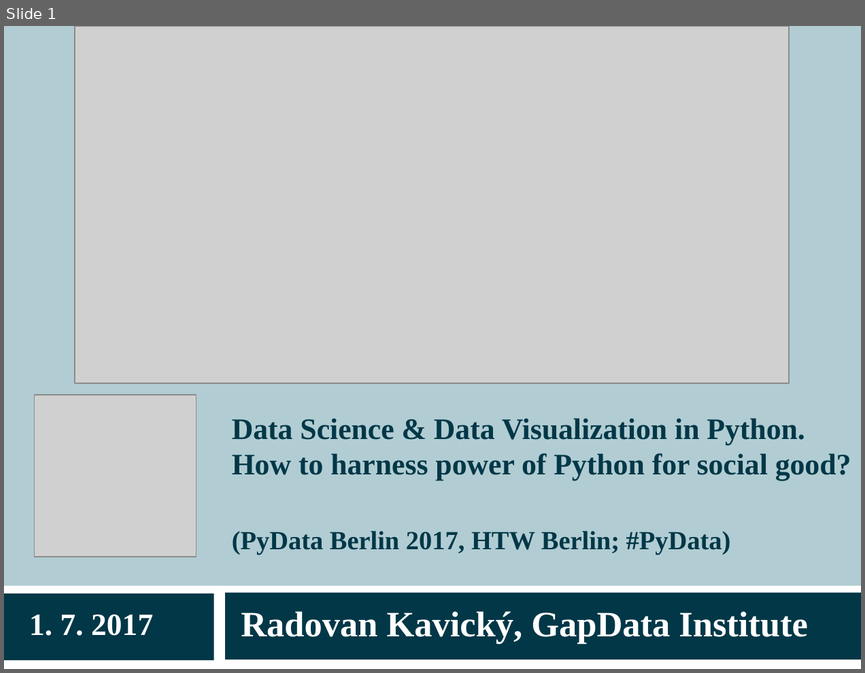
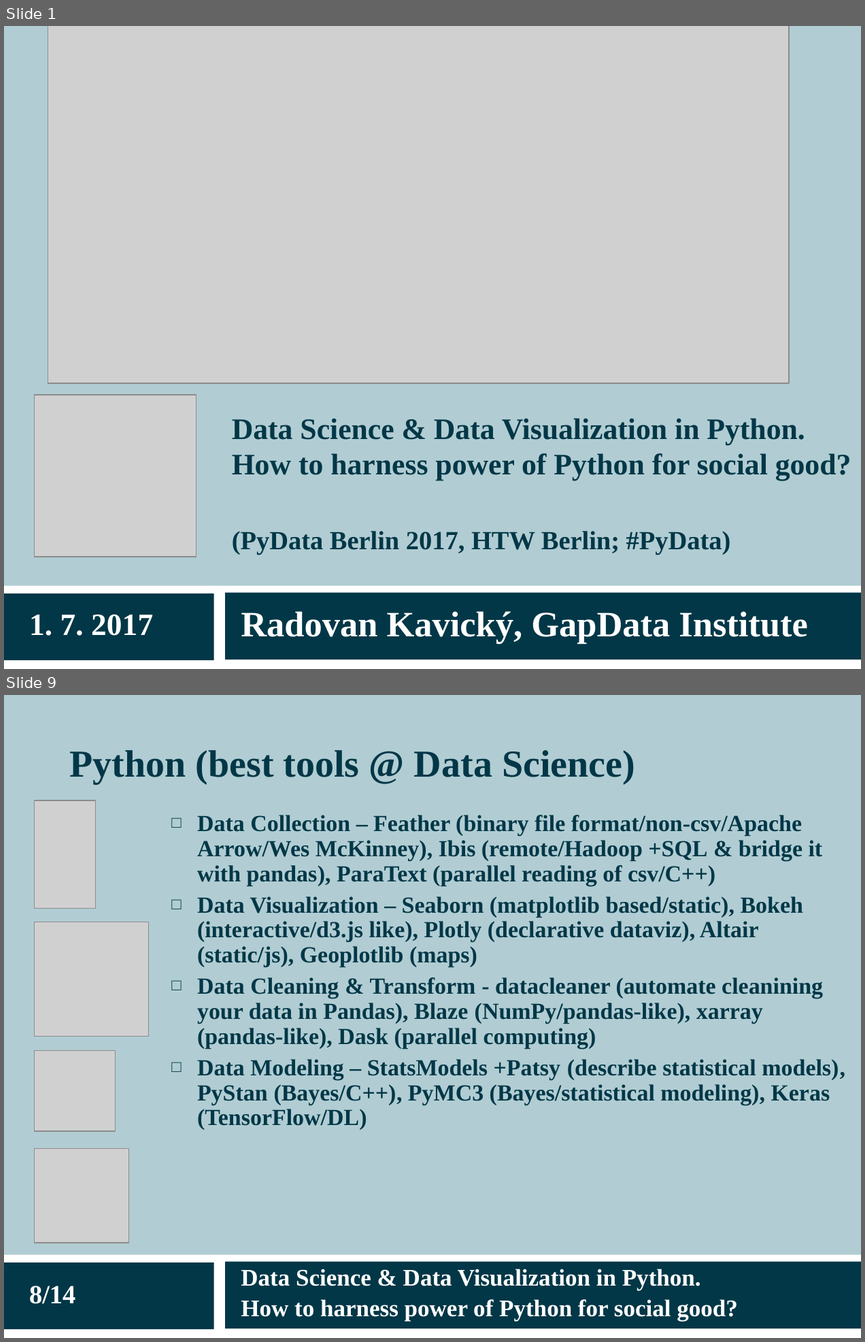
Before and after one commit to radovankavicky/PyDataBerlin2017, a slide deck: present/pydata2017berlin_datascience_final.ppt. Shown one above the other, each under a label of ours: slide 1 before the commit, slides 1 and 9 after it; the slides between them are not shown. The pictures are 865x673 and 865x1342 pixels, drawn with LibreOffice and Linux fonts; fonts in the diff are those of the drawing; grey boxes stand for pictures. Boxes give left, top, right and bottom in pixels: in the first picture for what was removed or moved away, otherwise in the second. Text is boxed around its words. In the diff, an @@ line names an element or a change of style, - is before the commit and + after.

```diff
--- a/present/pydata2017berlin_datascience_final.ppt
+++ b/present/pydata2017berlin_datascience_final.ppt
@@ slide 9 added at [4, 695, 861, 1338], background #B1CDD3; not listed: 3 template elements that a slide beside it also shows @@
@@ title added at [70, 750, 635, 783], 32 pt, text #023747, bold @@
+Python (best tools @ Data Science)
@@ picture added at [34, 800, 95, 909] @@
@@ text added at [197, 815, 845, 1130], 19.4 pt, text #023747, bold @@
+  □ Data Collection – Feather (binary file format/non-csv/Apache Arrow/Wes McKinney), Ibis (remote/Hadoop +SQL & bridge it with pandas), ParaText (parallel reading of csv/C++)
+  □ Data Visualization – Seaborn (matplotlib based/static), Bokeh (interactive/d3.js like), Plotly (declarative dataviz), Altair (static/js), Geoplotlib (maps)
+  □ Data Cleaning & Transform - datacleaner (automate cleanining your data in Pandas), Blaze (NumPy/pandas-like), xarray (pandas-like), Dask (parallel computing)
+  □ Data Modeling – StatsModels +Patsy (describe statistical models), PyStan (Bayes/C++), PyMC3 (Bayes/statistical modeling), Keras (TensorFlow/DL)
@@ picture added at [34, 922, 148, 1036] @@
@@ picture added at [34, 1050, 115, 1130] @@
@@ picture added at [34, 1149, 128, 1242] @@
@@ text added at [29, 1285, 75, 1304], 22 pt, text #FFFFFF, bold @@
+8/14
@@ text added at [241, 1268, 738, 1321], 20 pt, text #FFFFFF, bold @@
+Data Science & Data Visualization in Python.
+How to harness power of Python for social good?
@@ slide 1 changed as well @@
@@ picture: place and size @@
-picture at [75, 26, 789, 383]
+picture at [48, 26, 789, 382]
```
Also in this commit, not shown: 3 other slides changed, 13 other slides added, 7 slides removed, 2 other files.
